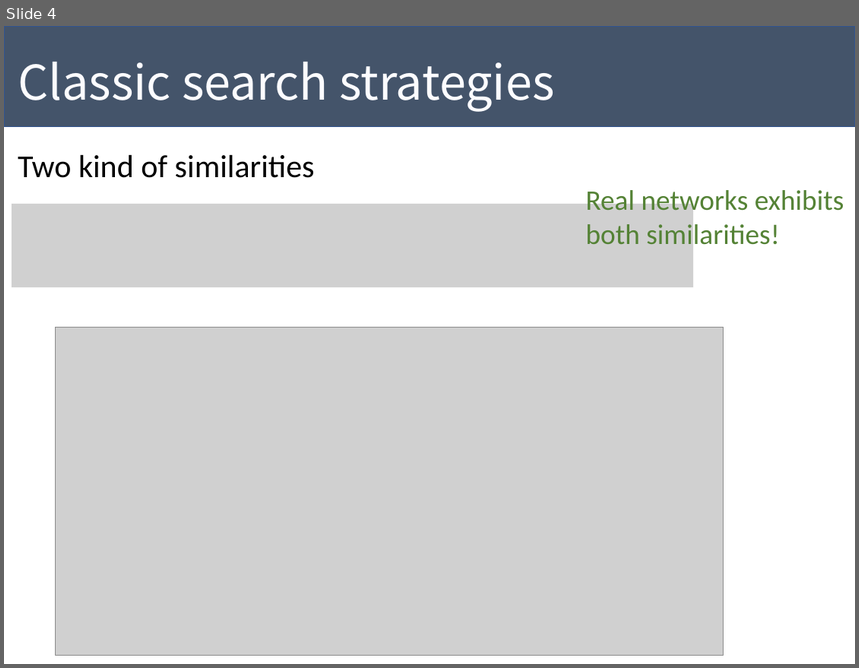
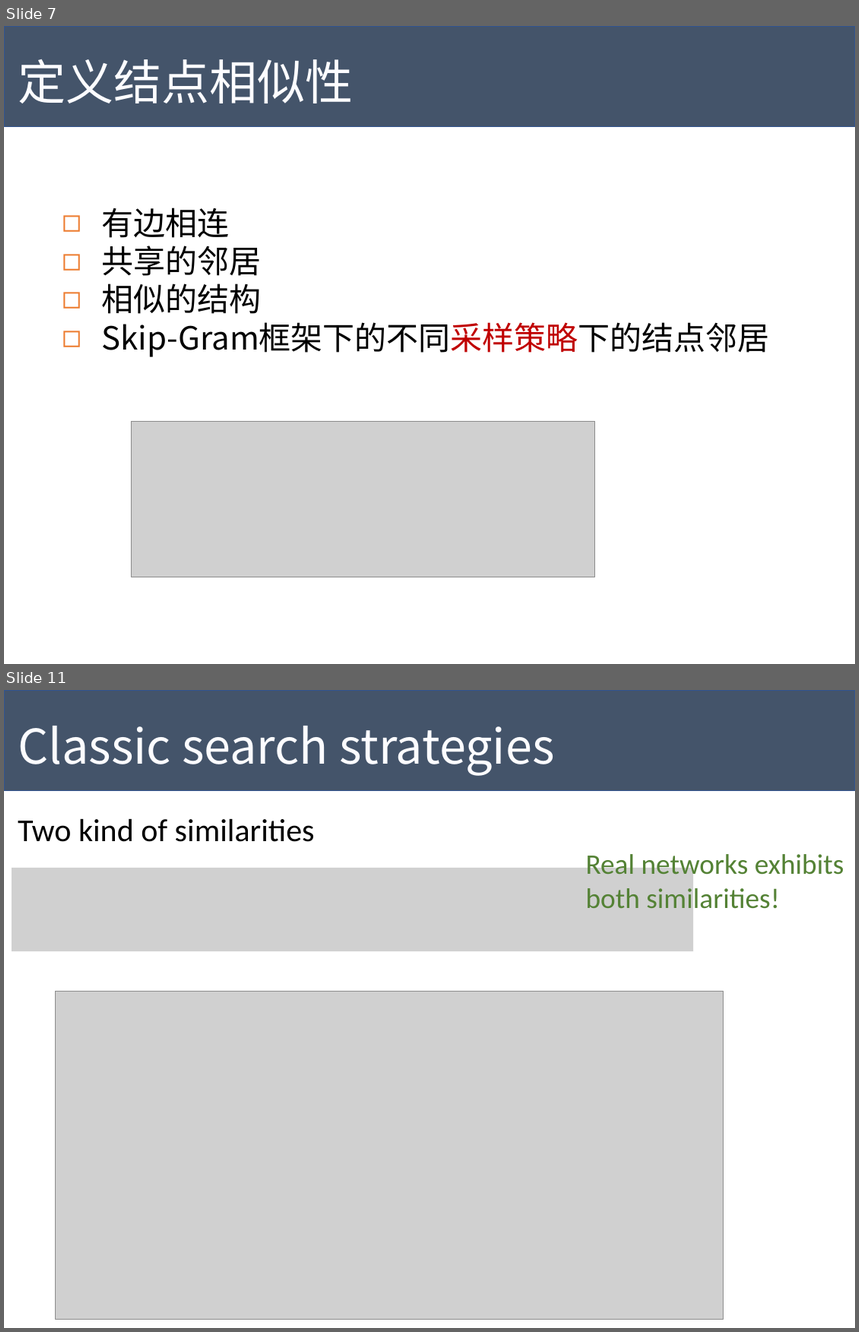
Before and after one commit to Tigerrr07/GNN-tiger, a slide deck: GE.pptx. Shown one above the other, each under a label of ours: slide 4 before the commit, slides 7 and 11 after it; the slides between them are not shown. The pictures are 859x668 and 859x1332 pixels, drawn with LibreOffice and Linux fonts; fonts in the diff are those of the drawing; grey boxes stand for pictures. Boxes give left, top, right and bottom in pixels: in the first picture for what was removed or moved away, otherwise in the second. Text is boxed around its words. In the diff, an @@ line names an element or a change of style, - is before the commit and + after.

```diff
--- a/GE.pptx
+++ b/GE.pptx
@@ slide 7 added at (4,26,855,664), background #FFFFFF @@
@@ rectangle added at (4,26,855,126), fill #44546A, outline #325491 1 pt @@
@@ text added at (18,59,353,104), 54 pt, text #FCFCFF @@
+定义结点相似性
@@ text added at (102,208,770,357), 36 pt, text #000000 @@
+◻ 有边相连
+◻ 共享的邻居
+◻ 相似的结构
+◻ Skip-Gram框架下的不同采样策略下的结点邻居
@@ picture added at (131,422,595,578) @@
@@ what was slide 4 is now slide 11 @@
```
Also in this commit, not shown: 1 slide changed, 8 other slides added, 2 slides removed, 2 other files.
